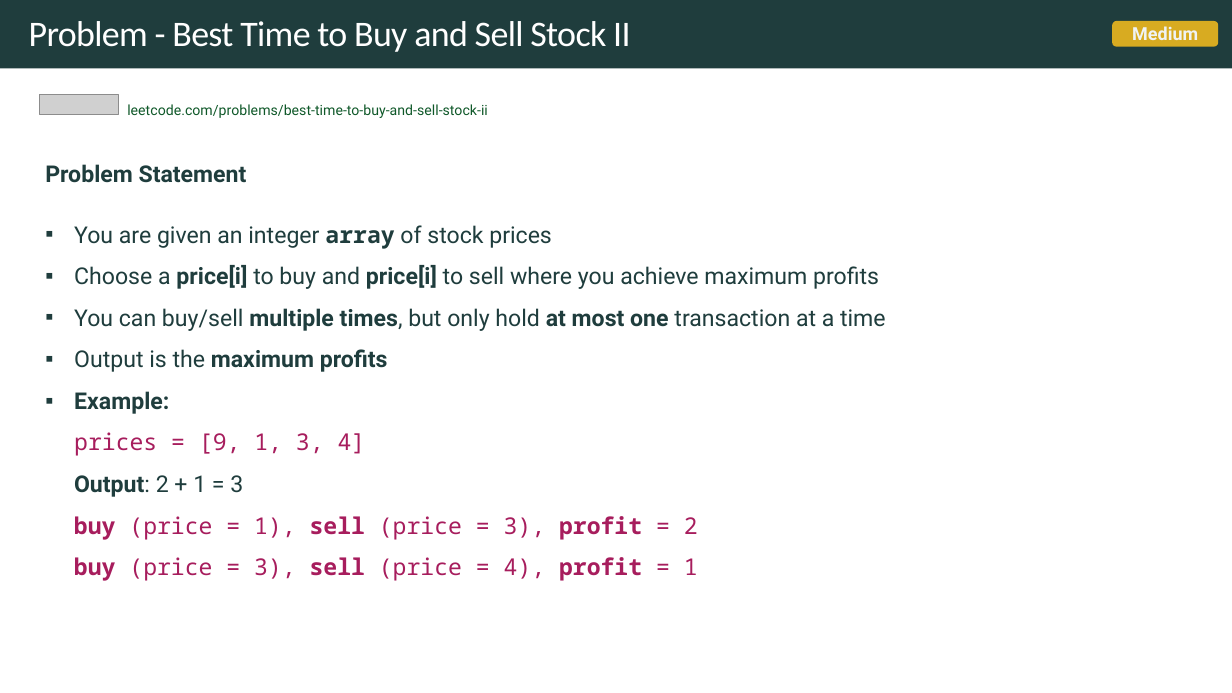
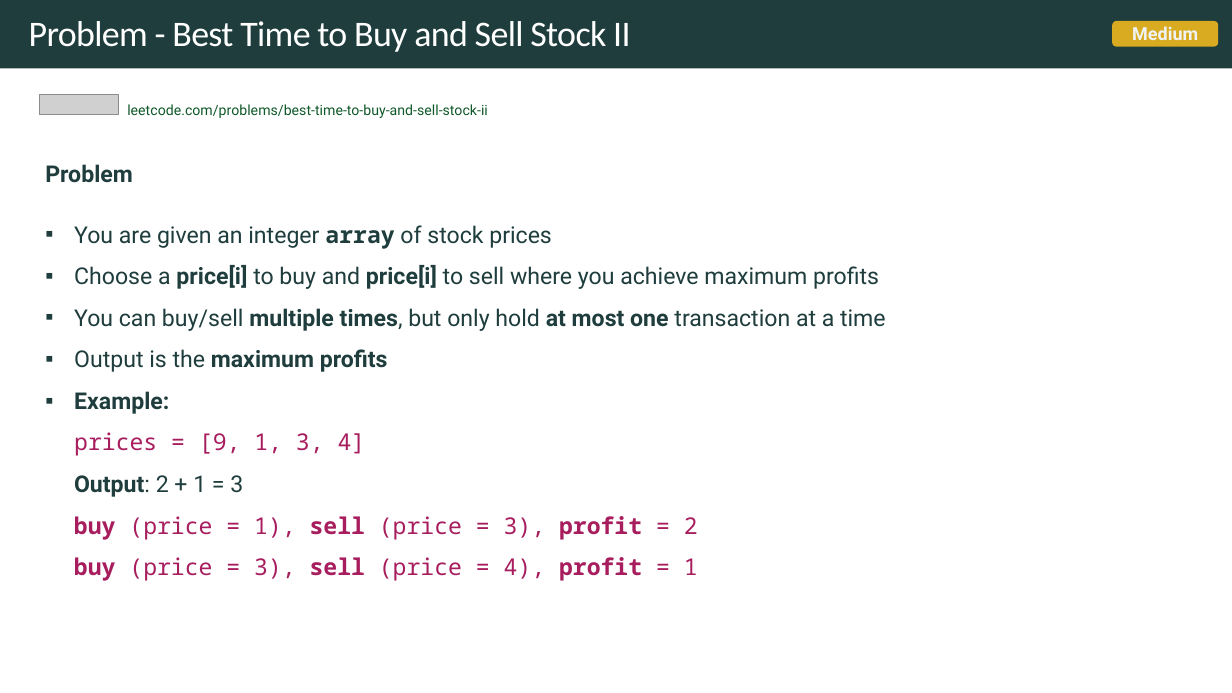
Before and after one commit to rfdavid/coding-interview-handbook-cpp, a slide deck: slide 47 of Algorithm and problem Solving Cheatsheet.pptm. Drawn at 1232x693 pixels with LibreOffice and Linux fonts; fonts in the diff are those of the drawing; grey boxes stand for pictures. Boxes give left, top, right and bottom in pixels: in the first picture for what was removed or moved away, otherwise in the second. Text is boxed around its words. In the diff, an @@ line names an element or a change of style, - is before the commit and + after.

```diff
--- a/Algorithm and problem Solving Cheatsheet.pptm
+++ b/Algorithm and problem Solving Cheatsheet.pptm
@@ text at bbox=[45, 164, 133, 183]: text changed @@
-Problem Statement
+Problem
```
Also in this commit, not shown: 11 other slides changed, 14 slides added, 1 slide removed, 16 other files.
